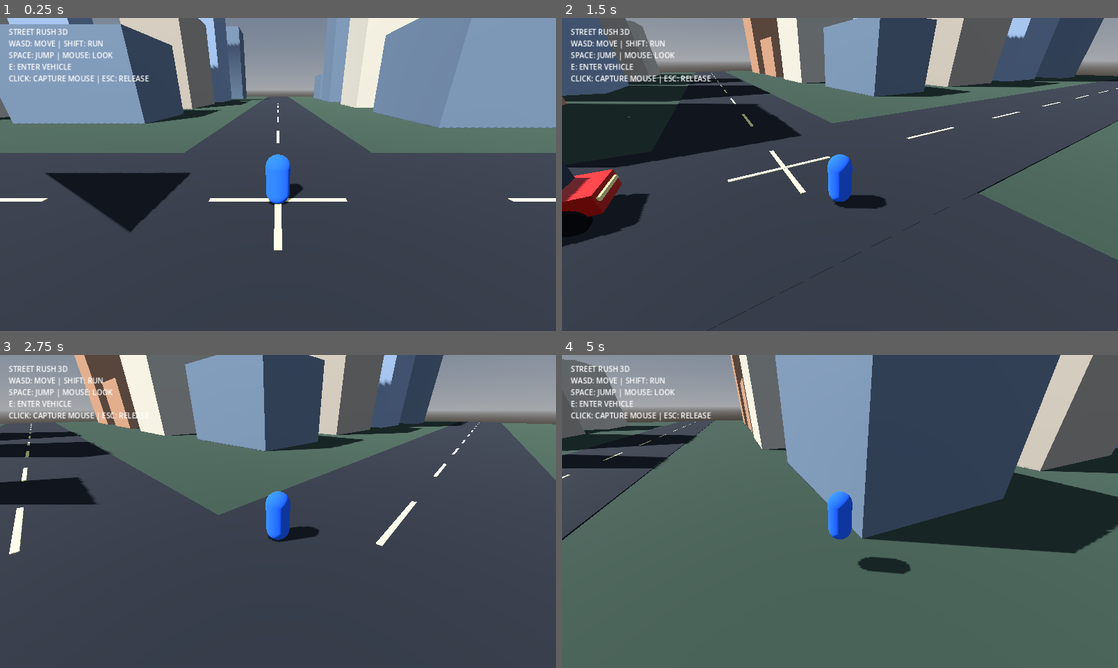
Above: before the commit, frames 1-4 (two rows, left to right).
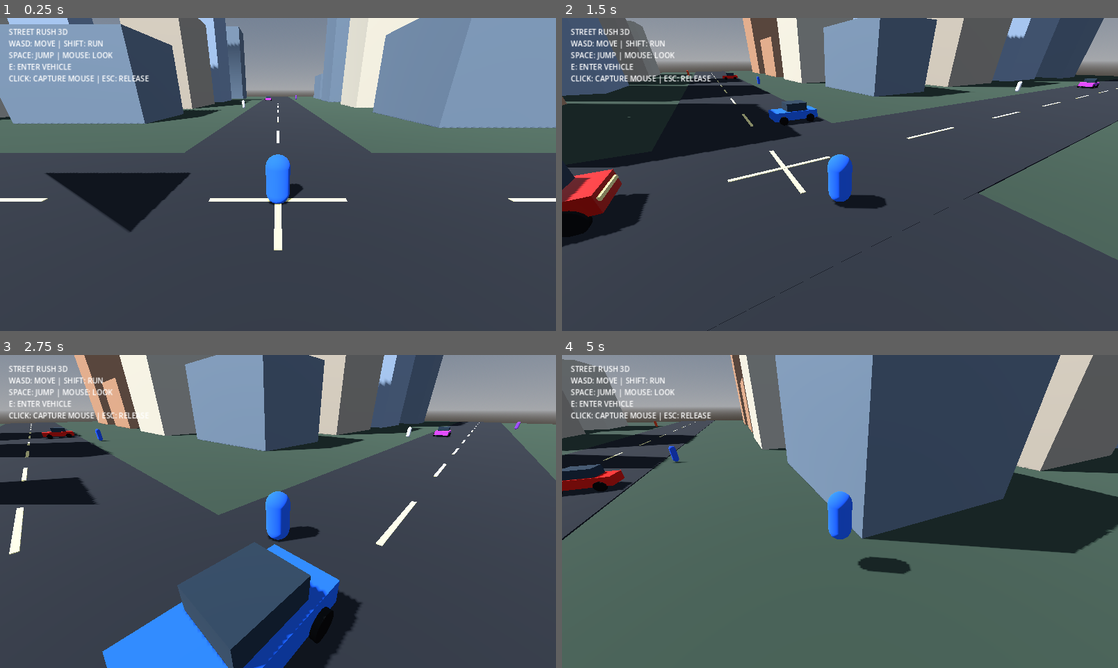
Above: after the commit, the same moments.

Repository: isaacpeterpan4-netizen/STREET-RUSH-3D
Game: Godot game, scene res://scenes/main.tscn
The game is run twice, just before and just after one commit, with the same random seed, the same clock (stepped at 60 frames per second) and the same inputs.
Inputs (mouse positions are in pixels of both pictures, inside the frame that each line leads up to):
- Up to frame 1 (0.25 s): no input
- Up to frame 2 (1.5 s): tap Enter at 0.5 s; move the mouse to (962, 158) at 0.52 s; hold D 0.53-1.28 s; tap E at 0.6 s; click (962, 158) at 0.67 s; tap Space at 0.77 s; move the mouse to (812, 174) at 1.27 s; hold W from 1.28 s (still down); tap Shift at 1.35 s
- Up to frame 3 (2.75 s): keep holding W; tap Space at 1.52 s; move the mouse to (289, 505) at 2.02 s; tap E at 2.1 s
- Up to frame 4 (5 s): keep holding W; move the mouse to (834, 517) at 2.77 s; tap Shift at 2.85, 4.35 s; tap Space at 3.02, 3.77, 4.52 s; move the mouse to (878, 514) at 3.52 s; tap E at 3.6 s; move the mouse to (795, 508) at 4.27 s

The runs differ from the first frame. In frame 1, less than 0.1% of the frame differs, in the area x 43-54%, y 24-29%; in frame 2, 0.6%; in frame 3, 12%, in the area x 7-94%, y 21-100%; in frame 4, 1.0%.

Commit message:
Add AI traffic and pedestrian systems

Diff:
--- a/scripts/main.gd
+++ b/scripts/main.gd
@@ -8,6 +8,8 @@
     _create_city()
     _create_player()
     _create_vehicle()
+    _create_traffic()
+    _create_pedestrians()
     print("STREET RUSH 3D: CITY INITIALIZED")
 
 func _create_environment():
@@ -156,3 +158,58 @@
     vehicle.set_script(load("res://scripts/vehicle.gd"))
     vehicle.position = Vector3(0, 0.05, 8)
     add_child(vehicle)
+
+
+func _create_traffic():
+    var traffic_data = [
+        [Vector3(-75, 0.05, -3.5), Vector3.RIGHT, 1.0, 9.0, Color(0.8, 0.08, 0.05)],
+        [Vector3(-25, 0.05, -3.5), Vector3.RIGHT, 1.0, 11.0, Color(0.1, 0.35, 0.8)],
+        [Vector3(75, 0.05, 3.5), Vector3.RIGHT, -1.0, 8.0, Color(0.9, 0.75, 0.08)],
+        [Vector3(25, 0.05, 3.5), Vector3.RIGHT, -1.0, 10.0, Color(0.1, 0.65, 0.35)],
+        [Vector3(-3.5, 0.05, -75), Vector3.FORWARD, -1.0, 9.0, Color(0.65, 0.2, 0.75)],
+        [Vector3(3.5, 0.05, 75), Vector3.FORWARD, 1.0, 10.0, Color(0.8, 0.8, 0.8)]
+    ]
+
+    for data in traffic_data:
+        var car = CharacterBody3D.new()
+        car.name = "TrafficCar"
+        car.set_script(load("res://scripts/traffic.gd"))
+        car.position = data[0]
+        car.travel_axis = data[1]
+        car.travel_direction = data[2]
+        car.driving_speed = data[3]
+        car.paint_color = data[4]
+        add_child(car)
+
+func _create_pedestrians():
+    var pedestrian_data = [
+        [Vector3(-85, 0.05, 7.5), Vector3.RIGHT],
+        [Vector3(-45, 0.05, -7.5), Vector3.RIGHT],
+        [Vector3(35, 0.05, 7.5), Vector3.RIGHT],
+        [Vector3(85, 0.05, -7.5), Vector3.RIGHT],
+        [Vector3(7.5, 0.05, -85), Vector3.FORWARD],
+        [Vector3(-7.5, 0.05, -40), Vector3.FORWARD],
+        [Vector3(7.5, 0.05, 40), Vector3.FORWARD],
+        [Vector3(-7.5, 0.05, 85), Vector3.FORWARD]
+    ]
+
+    var clothing = [
+        Color(0.8, 0.25, 0.12),
+        Color(0.12, 0.3, 0.8),
+        Color(0.1, 0.55, 0.3),
+        Color(0.8, 0.65, 0.15),
+        Color(0.45, 0.2, 0.65),
+        Color(0.75, 0.75, 0.75),
+        Color(0.3, 0.25, 0.18),
+        Color(0.85, 0.4, 0.55)
+    ]
+
+    for i in range(pedestrian_data.size()):
+        var person = CharacterBody3D.new()
+        person.name = "Pedestrian_%02d" % i
+        person.set_script(load("res://scripts/pedestrian.gd"))
+        person.position = pedestrian_data[i][0]
+        person.travel_axis = pedestrian_data[i][1]
+        person.travel_direction = -1.0 if i % 2 == 0 else 1.0
+        person.clothing_color = clothing[i]
+        add_child(person)
--- /dev/null
+++ b/scripts/pedestrian.gd
@@ -0,0 +1,48 @@
+extends CharacterBody3D
+
+var travel_axis := Vector3.RIGHT
+var travel_direction := 1.0
+var walking_speed := 1.5
+var road_limit := 110.0
+var clothing_color := Color(0.8, 0.5, 0.2)
+
+func _ready():
+    collision_layer = 4
+    collision_mask = 1
+    _create_person()
+
+func _create_person():
+    var collision = CollisionShape3D.new()
+    var shape = CapsuleShape3D.new()
+    shape.radius = 0.3
+    shape.height = 1.65
+    collision.shape = shape
+    collision.position.y = 0.85
+    add_child(collision)
+
+    var body = MeshInstance3D.new()
+    var capsule = CapsuleMesh.new()
+    capsule.radius = 0.3
+    capsule.height = 1.65
+    body.mesh = capsule
+    body.position.y = 0.85
+
+    var mat = StandardMaterial3D.new()
+    mat.albedo_color = clothing_color
+    body.material_override = mat
+    add_child(body)
+
+func _physics_process(_delta):
+    velocity = travel_axis * travel_direction * walking_speed
+    move_and_slide()
+
+    if travel_axis.x != 0:
+        if global_position.x > road_limit:
+            global_position.x = -road_limit
+        elif global_position.x < -road_limit:
+            global_position.x = road_limit
+    else:
+        if global_position.z > road_limit:
+            global_position.z = -road_limit
+        elif global_position.z < -road_limit:
+            global_position.z = road_limit
--- /dev/null
+++ b/scripts/traffic.gd
@@ -0,0 +1,64 @@
+extends CharacterBody3D
+
+var travel_axis := Vector3.RIGHT
+var travel_direction := 1.0
+var driving_speed := 9.0
+var road_limit := 112.0
+var paint_color := Color(0.1, 0.3, 0.8)
+
+func _ready():
+    collision_layer = 2
+    collision_mask = 1
+    _create_car()
+
+func _create_car():
+    var collision = CollisionShape3D.new()
+    var shape = BoxShape3D.new()
+    shape.size = Vector3(1.8, 1.0, 3.5)
+    collision.shape = shape
+    collision.position.y = 0.65
+    add_child(collision)
+
+    _add_part(Vector3(1.9, 0.65, 3.7), Vector3(0, 0.65, 0), paint_color)
+    _add_part(Vector3(1.5, 0.65, 1.7), Vector3(0, 1.25, -0.15), Color(0.12, 0.18, 0.23))
+
+    for x in [-0.98, 0.98]:
+        for z in [-1.15, 1.15]:
+            var wheel = MeshInstance3D.new()
+            var mesh = CylinderMesh.new()
+            mesh.top_radius = 0.34
+            mesh.bottom_radius = 0.34
+            mesh.height = 0.22
+            wheel.mesh = mesh
+            wheel.position = Vector3(x, 0.35, z)
+            wheel.rotation.z = deg_to_rad(90)
+            var mat = StandardMaterial3D.new()
+            mat.albedo_color = Color(0.025, 0.025, 0.025)
+            wheel.material_override = mat
+            add_child(wheel)
+
+func _add_part(size: Vector3, offset: Vector3, color: Color):
+    var visual = MeshInstance3D.new()
+    var mesh = BoxMesh.new()
+    mesh.size = size
+    visual.mesh = mesh
+    visual.position = offset
+    var mat = StandardMaterial3D.new()
+    mat.albedo_color = color
+    visual.material_override = mat
+    add_child(visual)
+
+func _physics_process(_delta):
+    velocity = travel_axis * travel_direction * driving_speed
+    move_and_slide()
+
+    if travel_axis.x != 0:
+        if global_position.x > road_limit:
+            global_position.x = -road_limit
+        elif global_position.x < -road_limit:
+            global_position.x = road_limit
+    else:
+        if global_position.z > road_limit:
+            global_position.z = -road_limit
+        elif global_position.z < -road_limit:
+            global_position.z = road_limit
